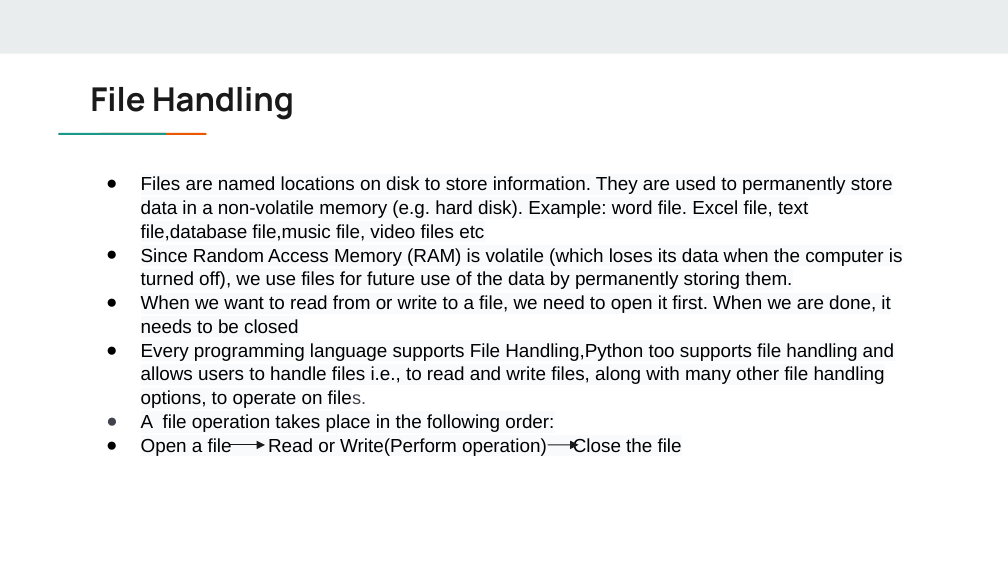
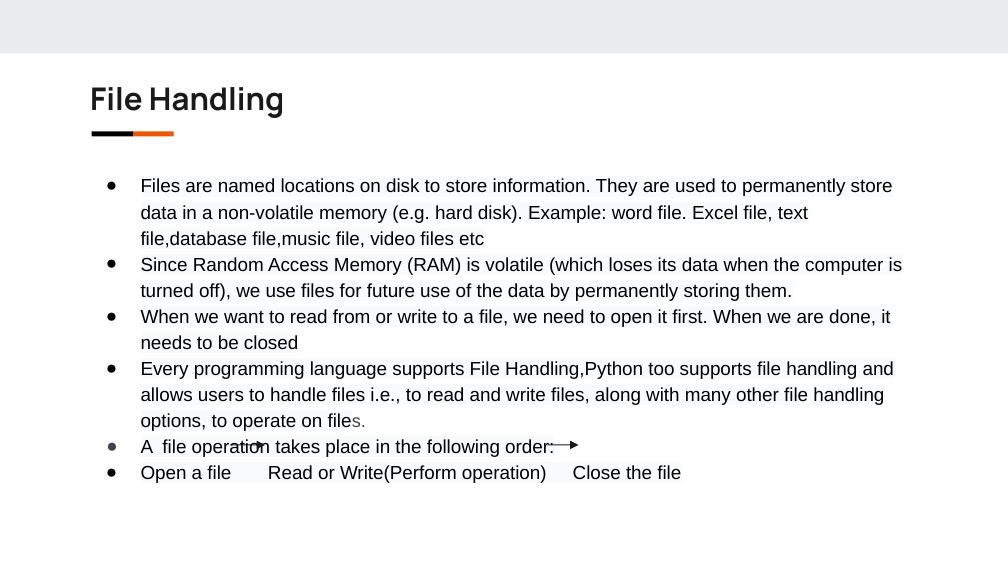
Before and after one commit to MohitBis/Python_Learnings, a slide deck: slide 2 of File Handling.pptx. Drawn at 1008x567 pixels with LibreOffice and Linux fonts; fonts in the diff are those of the drawing. Boxes give left, top, right and bottom in pixels: in the first picture for what was removed or moved away, otherwise in the second. Text is boxed around its words. In the diff, an @@ line names an element or a change of style, - is before the commit and + after.

```diff
--- a/File Handling.pptx
+++ b/File Handling.pptx
@@ text "File Handling" at [90, 87, 284, 118]: size 23.4 to 22.4 pt @@
@@ rectangle at [92, 131, 133, 136]: fill #1A9988 to #000000 @@
@@ text "Files are named locations on ..." at [141, 178, 903, 483]: line spacing 1.05 to 1.15 @@
@@ arrow removed from (230, 445) to (265, 445) @@
@@ freeform shape added at [230, 445, 264, 445], outline #1A1A1A 0.74 pt @@
@@ arrow removed from (547, 445) to (579, 445) @@
@@ freeform shape added at [547, 445, 579, 445], outline #1A1A1A 0.74 pt @@
```
Also in this commit, not shown: 28 other slides changed.
